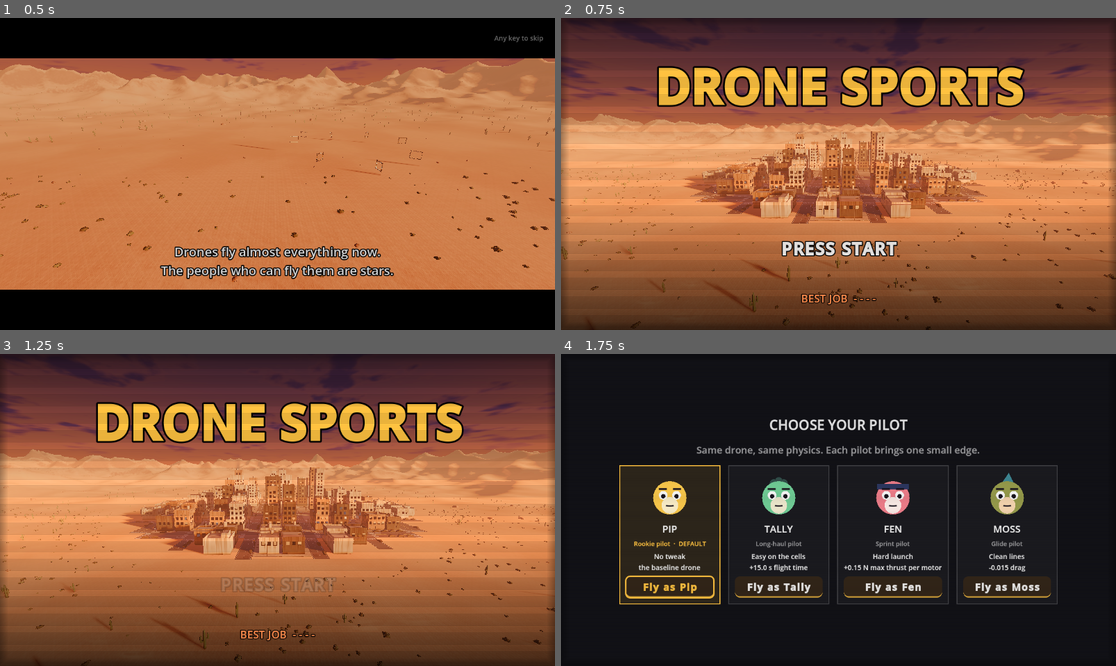
Above: before the commit, frames 1-4 (two rows, left to right).
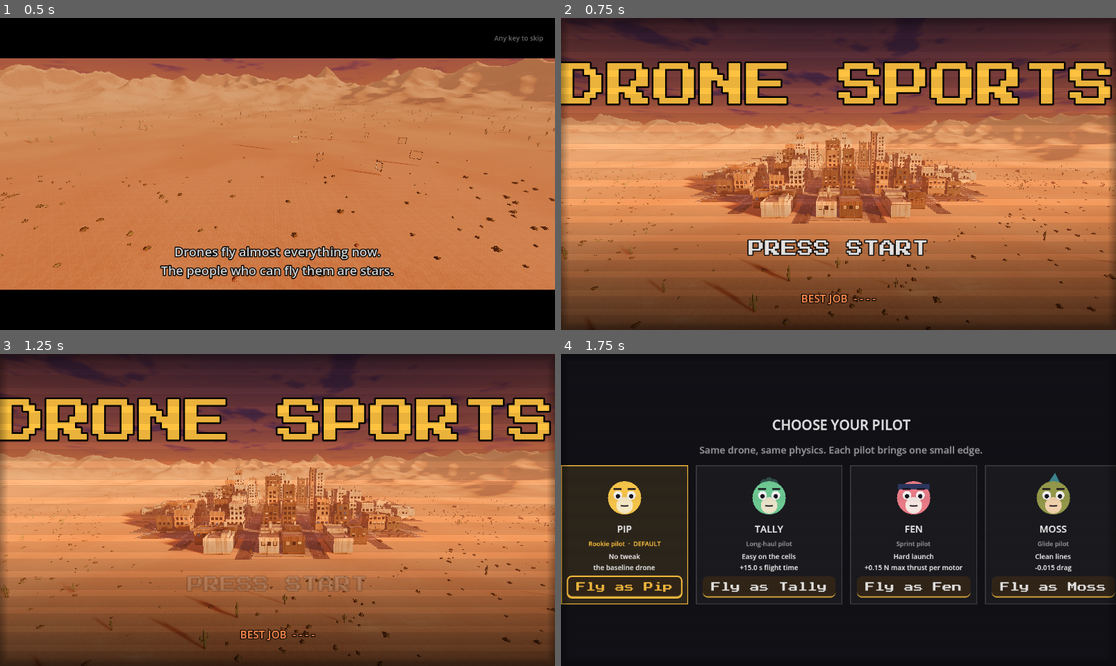
Above: after the commit, the same moments.

Repository: avdrav1/drone-sports
Game: Godot game, scene res://scenes/story/intro.tscn
Same seed, same stepped clock (60 frames per second), same inputs: the game is played once before the commit and once after it.
Inputs (mouse positions are in pixels of both pictures, inside the frame that each line leads up to):
- Up to frame 1 (0.5 s): no input
- Up to frame 2 (0.75 s): tap Enter (ui_accept) at 0.5 s; move the mouse to (960, 158) at 0.52 s; hold Right (roll_right) from 0.53 s (still down); hold C (cycle_camera) from 0.53 s (still down); click (960, 158) at 0.67 s
- Up to frame 3 (1.25 s): keep holding Right (roll_right); keep holding C (cycle_camera); tap Enter (ui_accept) at 0.77 s
- Up to frame 4 (1.75 s): release Right (roll_right) at 1.25 s; release C (cycle_camera) at 1.25 s; tap Enter (ui_accept) at 1.25 s; drag from (727, 525) to (810, 572) at 1.27 s

Frame 1 is identical in both runs. In frame 2, 11% of the frame differs, in the area x 0-100%, y 13-77%; in frame 3, 10%; in frame 4, 15%, in the area x 0-100%, y 20-81%.

Commit message:
Story 17.11: The board explains itself
Co-Authored-By: Claude Opus 5.5 <noreply@anthropic.com>

Diff:
--- a/data/jobs/demolition.tres
+++ b/data/jobs/demolition.tres
@@ -8,6 +8,7 @@
 script = ExtResource("1_job")
 id = &"demolition"
 title = "Demolition run: old cannery"
+summary = "Scout the old cannery for Bea: in the top window, down the shaft, out the north window."
 scene = "res://scenes/jobs/demolition.tscn"
 client = "Salvage crew"
 job_type = &"demolition"
--- a/data/jobs/fleet_inspection.tres
+++ b/data/jobs/fleet_inspection.tres
@@ -7,6 +7,7 @@
 script = ExtResource("1_job")
 id = &"fleet_inspection"
 title = "Rooftop relay sweep"
+summary = "Command a fleet: send your drones to check every relay on the rooftops."
 scene = "res://scenes/jobs/fleet_inspection.tscn"
 client = "Meridian Grid"
 job_type = &"fleet"
--- a/data/jobs/fleet_race.tres
+++ b/data/jobs/fleet_race.tres
@@ -8,6 +8,7 @@
 script = ExtResource("1_job")
 id = &"fleet_race"
 title = "Team relay"
+summary = "A team relay race. Each drone flies one leg, then hands off to the next."
 scene = "res://scenes/jobs/fleet_race.tscn"
 client = "Halcyon Racing"
 job_type = &"relay"
--- a/data/jobs/inspection.tres
+++ b/data/jobs/inspection.tres
@@ -7,6 +7,7 @@
 script = ExtResource("1_job")
 id = &"inspection"
 title = "Relay tower inspection"
+summary = "Hover steady at each marked spot on the relay tower so the crew can check it."
 scene = "res://scenes/jobs/inspection.tscn"
 client = "Meridian Grid"
 job_type = &"inspection"
--- a/data/jobs/rescue.tres
+++ b/data/jobs/rescue.tres
@@ -8,6 +8,7 @@
 script = ExtResource("1_job")
 id = &"rescue"
 title = "Search and rescue: Ozzie"
+summary = "Find Ozzie and hover over them for 3 seconds. You have 60 seconds."
 scene = "res://scenes/jobs/rescue.tscn"
 client = "City medical"
 job_type = &"rescue"
--- a/data/jobs/sample_delivery.tres
+++ b/data/jobs/sample_delivery.tres
@@ -7,6 +7,7 @@
 script = ExtResource("1_job")
 id = &"sample_delivery"
 title = "Parcel to the pad"
+summary = "Carry a parcel to the drop pad. Touch nothing and get there in under 25 seconds."
 scene = "res://scenes/jobs/sample_delivery.tscn"
 client = "Harbor Couriers"
 job_type = &"delivery"
--- a/data/jobs/spotter_drill.tres
+++ b/data/jobs/spotter_drill.tres
@@ -7,6 +7,7 @@
 script = ExtResource("1_job")
 id = &"spotter_drill"
 title = "Spotter drill: Marlo on the radio"
+summary = "The same loop race, with Marlo on the radio calling out your splits."
 scene = "res://scenes/jobs/spotter_drill.tscn"
 client = "Skyline League"
 job_type = &"race"
--- a/data/jobs/test_race.tres
+++ b/data/jobs/test_race.tres
@@ -7,6 +7,7 @@
 script = ExtResource("1_job")
 id = &"test_race"
 title = "Test loop race"
+summary = "Race the other drones around the loop. Fly every gate in order and cross the line first."
 scene = "res://scenes/jobs/test_race.tscn"
 client = "Skyline League"
 job_type = &"race"
--- a/data/ui/skins/cabinet.tres
+++ b/data/ui/skins/cabinet.tres
@@ -1,13 +1,15 @@
-[gd_resource type="Resource" script_class="FrontSkin" load_steps=4 format=3]
+[gd_resource type="Resource" script_class="FrontSkin" load_steps=5 format=3]
 
 [ext_resource type="Script" path="res://scripts/ui/front_skin.gd" id="1_skin"]
+[ext_resource type="FontFile" path="res://data/ui/fonts/PressStart2P-Regular.ttf" id="2_arcade"]
 
 [sub_resource type="FontVariation" id="body"]
 variation_embolden = 0.4
 
 [sub_resource type="FontVariation" id="display"]
-variation_embolden = 1.4
-spacing_glyph = 2
+base_font = ExtResource("2_arcade")
+spacing_top = 4
+spacing_bottom = 4
 
 [resource]
 script = ExtResource("1_skin")
--- a/scripts/jobs/job.gd
+++ b/scripts/jobs/job.gd
@@ -7,6 +7,8 @@
 
 @export var id: StringName
 @export var title := ""
+## What you do on this job, in one plain sentence, shown on the board.
+@export var summary := ""
 ## The scene that flies this job, opened from the job board.
 @export_file("*.tscn") var scene := ""
 ## Who is paying, as shown to the player.
--- a/scripts/ui/job_board.gd
+++ b/scripts/ui/job_board.gd
@@ -17,6 +17,8 @@
 # holds Sound, Quality, and Watch intro.
 # Story 17.6: it wears the FrontSkin for the act, the arcade cabinet in Act 1
 # and the team's ops console from Act 2.
+# It explains itself: a line on what the board is for, each card's job in one
+# sentence, a hint for the focused menu item, and the controls along the bottom.
 
 const JOBS := "res://data/jobs/board.tres"
 const FREE_FLIGHT := "res://scenes/debug_flight.tscn"
@@ -24,6 +26,17 @@
 const TITLE := "res://scenes/ui/title.tscn"
 const DIM := Color(1, 1, 1, 0.55)
 const HURT := Color(1.0, 0.45, 0.35)
+const HOW_TO := "Pick a job, fly it, get paid. Better grades pay more and get teams to notice you."
+const CONTROLS := "UP/DOWN  MENU      LEFT/RIGHT  JOBS      ENTER  SELECT      ESC  BACK"
+## What each menu item does, shown under the menu while it has focus.
+const MENU_HINTS := {
+	&"Fly": "Fly the job on the card.",
+	&"FreeFlight": "Fly around the city. No job, no clock.",
+	&"Garage": "Spend your pay on drone upgrades.",
+	&"Pilot": "Choose who you fly as.",
+	&"Crew": "See your crew and how they're doing.",
+	&"Options": "Sound, graphics, and the intro.",
+}
 
 var jobs: JobList
 ## The look for this act; set before the board builds.
@@ -46,6 +59,8 @@
 var pages := {}
 
 var _header: Label
+## The focused menu item's hint.
+var menu_hint: Label
 ## Shows SaveGame.warning, once, when the save had to be reset.
 var warning_label: Label
 var _money: Label
@@ -281,13 +296,13 @@
 	panel.mouse_filter = MOUSE_FILTER_STOP
 	var box := VBoxContainer.new()
 	box.name = String(job.id)
-	box.add_theme_constant_override("separation", 18)
+	box.add_theme_constant_override("separation", 12)
 	panel.add_child(box)
 	job_rows[job.id] = box
 	job_ids.append(job.id)
 	var info := VBoxContainer.new()
 	info.name = "Info"
-	info.add_theme_constant_override("separation", 8)
+	info.add_theme_constant_override("separation", 6)
 	box.add_child(info)
 	var flies := BossGate.flyable() if boss else Career.can_fly(job)
 	if not boss and job.id == start_here():
@@ -295,7 +310,8 @@
 		tag.name = "StartHere"
 		tag.text = "START HERE"
 		tag.add_theme_color_override("font_color", skin.accent)
-		tag.add_theme_font_size_override("font_size", 15)
+		tag.theme_type_variation = &"Display"
+		tag.add_theme_font_size_override("font_size", 16)
 		info.add_child(tag)
 	var head := HBoxContainer.new()
 	head.add_theme_constant_override("separation", 14)
@@ -304,13 +320,14 @@
 	icon.name = "Icon"
 	icon.kind = job.job_type
 	icon.color = HURT if boss else skin.accent
-	icon.custom_minimum_size = Vector2(52, 52)
+	icon.custom_minimum_size = Vector2(44, 44)
 	head.add_child(icon)
 	var title := Label.new()
 	title.text = job.title
 	title.size_flags_horizontal = SIZE_EXPAND_FILL
 	title.autowrap_mode = TextServer.AUTOWRAP_WORD_SMART
-	title.add_theme_font_size_override("font_size", 30)
+	title.theme_type_variation = &"Display"
+	title.add_theme_font_size_override("font_size", 20)
 	if boss:
 		title.add_theme_color_override("font_color", HURT)
 	head.add_child(title)
@@ -321,6 +338,13 @@
 		padlock.color = DIM
 		padlock.custom_minimum_size = Vector2(36, 36)
 		head.add_child(padlock)
+	if job.summary != "":
+		var summary := Label.new()
+		summary.name = "Summary"
+		summary.text = job.summary
+		summary.autowrap_mode = TextServer.AUTOWRAP_WORD_SMART
+		summary.add_theme_font_size_override("font_size", 20)
+		info.add_child(summary)
 	var details := Label.new()
 	details.name = "Details"
 	if boss:
@@ -332,14 +356,15 @@
 			details.text += "  ·  done %d×" % done
 	details.autowrap_mode = TextServer.AUTOWRAP_WORD_SMART
 	details.add_theme_color_override("font_color", DIM)
-	details.add_theme_font_size_override("font_size", 16)
+	details.add_theme_font_size_override("font_size", 18)
 	info.add_child(details)
 	var grade := Label.new()
 	grade.name = "Grade"
 	var best := Career.best_grade(job.id)
 	grade.text = "BEST GRADE  " + (best if best != "" else "-")
 	grade.add_theme_color_override("font_color", skin.heading)
-	grade.add_theme_font_size_override("font_size", 18)
+	grade.theme_type_variation = &"Display"
+	grade.add_theme_font_size_override("font_size", 16)
 	info.add_child(grade)
 	# The Lattice gets no cheerful pitch; its row keeps its own say (Story 8.1).
 	var who := comms_for(job) if not boss else &""
@@ -352,7 +377,7 @@
 		b.focus_mode = FOCUS_NONE
 		b.size_flags_horizontal = SIZE_SHRINK_CENTER
 		b.custom_minimum_size = Vector2(220, 0)
-		b.add_theme_font_size_override("font_size", 24)
+		b.add_theme_font_size_override("font_size", 22)
 		if boss:
 			b.pressed.connect(func(): BossGate.open(get_tree()))
 		else:
@@ -373,7 +398,7 @@
 		lock.horizontal_alignment = HORIZONTAL_ALIGNMENT_CENTER
 		lock.autowrap_mode = TextServer.AUTOWRAP_WORD_SMART
 		lock.add_theme_color_override("font_color", DIM)
-		lock.add_theme_font_size_override("font_size", 20)
+		lock.add_theme_font_size_override("font_size", 19)
 		box.add_child(lock)
 	return panel
 
@@ -389,7 +414,7 @@
 	face.name = "Face"
 	face.character = c
 	face.expression = line.get("face", &"neutral")
-	face.custom_minimum_size = Vector2(76, 76)
+	face.custom_minimum_size = Vector2(64, 64)
 	row.add_child(face)
 	var text := VBoxContainer.new()
 	text.size_flags_horizontal = SIZE_EXPAND_FILL
@@ -398,12 +423,13 @@
 	var who_label := Label.new()
 	who_label.text = "%s  ·  %s  ·  ON COMMS" % [c.name, c.role]
 	who_label.add_theme_color_override("font_color", skin.accent)
-	who_label.add_theme_font_size_override("font_size", 14)
+	who_label.add_theme_font_size_override("font_size", 17)
 	text.add_child(who_label)
 	var pitch := Label.new()
 	pitch.name = "Pitch"
 	pitch.text = "\"%s\"" % line.get("text", "")
 	pitch.autowrap_mode = TextServer.AUTOWRAP_WORD_SMART
+	pitch.add_theme_font_size_override("font_size", 19)
 	text.add_child(pitch)
 	return row
 
@@ -446,7 +472,8 @@
 	var l := Label.new()
 	l.text = t
 	l.add_theme_color_override("font_color", skin.heading)
-	l.add_theme_font_size_override("font_size", 13)
+	l.theme_type_variation = &"Display"
+	l.add_theme_font_size_override("font_size", 16)
 	return l
 
 func _build() -> void:
@@ -457,10 +484,10 @@
 	var margin := MarginContainer.new()
 	margin.set_anchors_preset(PRESET_FULL_RECT)
 	for side in ["left", "right", "top", "bottom"]:
-		margin.add_theme_constant_override("margin_" + side, 32)
+		margin.add_theme_constant_override("margin_" + side, 24)
 	add_child(margin)
 	var page := VBoxContainer.new()
-	page.add_theme_constant_override("separation", 18)
+	page.add_theme_constant_override("separation", 12)
 	margin.add_child(page)
 	var head := HBoxContainer.new()
 	page.add_child(head)
@@ -470,14 +497,22 @@
 	var title := Label.new()
 	title.text = "JOB BOARD"
 	title.theme_type_variation = &"Display"
-	title.add_theme_font_size_override("font_size", 28)
+	title.add_theme_font_size_override("font_size", 36)
 	titles.add_child(title)
 	_header = Label.new()
 	_header.add_theme_color_override("font_color", skin.accent)
+	_header.add_theme_font_size_override("font_size", 22)
 	titles.add_child(_header)
 	_money = Label.new()
 	_money.size_flags_vertical = SIZE_SHRINK_END
+	_money.add_theme_font_size_override("font_size", 20)
 	head.add_child(_money)
+	var how := Label.new()
+	how.name = "HowTo"
+	how.text = HOW_TO
+	how.autowrap_mode = TextServer.AUTOWRAP_WORD_SMART
+	how.add_theme_font_size_override("font_size", 20)
+	page.add_child(how)
 	warning_label = Label.new()
 	warning_label.add_theme_color_override("font_color", HURT)
 	warning_label.text = SaveGame.warning
@@ -486,7 +521,7 @@
 	page.add_child(warning_label)
 	var body := HBoxContainer.new()
 	body.size_flags_vertical = SIZE_EXPAND_FILL
-	body.add_theme_constant_override("separation", 28)
+	body.add_theme_constant_override("separation", 20)
 	page.add_child(body)
 	_build_menu(body)
 	var stack := Control.new()
@@ -514,6 +549,15 @@
 	crew_page.focus_exited.connect(func(): crew_page.remove_theme_stylebox_override("panel"))
 	_crew_box.add_theme_constant_override("separation", 16)
 	_build_options(stack)
+	var controls := Label.new()
+	controls.name = "Controls"
+	controls.text = CONTROLS
+	controls.theme_type_variation = &"Display"
+	controls.horizontal_alignment = HORIZONTAL_ALIGNMENT_CENTER
+	controls.autowrap_mode = TextServer.AUTOWRAP_WORD_SMART
+	controls.add_theme_color_override("font_color", DIM)
+	controls.add_theme_font_size_override("font_size", 12)
+	page.add_child(controls)
 	# Keyboard and pad focus leaving the cards goes back to FLY.
 	var fly_path := carousel.get_path_to(menu_button(&"Fly"))
 	for side in [SIDE_LEFT, SIDE_TOP, SIDE_BOTTOM]:
@@ -523,9 +567,9 @@
 func _build_menu(parent: Control) -> void:
 	menu = VBoxContainer.new()
 	menu.name = "Menu"
-	menu.custom_minimum_size.x = 250
+	menu.custom_minimum_size.x = 270
 	menu.alignment = BoxContainer.ALIGNMENT_CENTER
-	menu.add_theme_constant_override("separation", 12)
+	menu.add_theme_constant_override("separation", 10)
 	parent.add_child(menu)
 	var items := [["Fly", "FLY", _on_fly_item], ["FreeFlight", "FREE FLIGHT", free_flight],
 		["Garage", "GARAGE", func(): shop.open()], ["Pilot", "PILOT", func(): pilot_select.open()],
@@ -536,16 +580,26 @@
 		b.text = it[1]
 		b.alignment = HORIZONTAL_ALIGNMENT_LEFT
 		b.autowrap_mode = TextServer.AUTOWRAP_WORD_SMART
-		b.add_theme_font_size_override("font_size", 24)
+		b.add_theme_font_size_override("font_size", 18)
 		b.pressed.connect(it[2])
+		b.focus_entered.connect(func(): menu_hint.text = MENU_HINTS[b.name])
+		b.mouse_entered.connect(func(): menu_hint.text = MENU_HINTS[b.name])
 		menu.add_child(b)
+	menu_hint = Label.new()
+	menu_hint.name = "Hint"
+	menu_hint.text = MENU_HINTS[&"Fly"]
+	menu_hint.autowrap_mode = TextServer.AUTOWRAP_WORD_SMART
+	menu_hint.custom_minimum_size.y = 56
+	menu_hint.add_theme_color_override("font_color", DIM)
+	menu_hint.add_theme_font_size_override("font_size", 18)
+	menu.add_child(menu_hint)
 	_shop_button = menu_button(&"Garage")
 	_pilot_button = menu_button(&"Pilot")
 	menu_button(&"Fly").gui_input.connect(_on_fly_item_input)
 	menu_button(&"Fly").focus_entered.connect(func(): carousel.highlight = true)
 	menu_button(&"Fly").focus_exited.connect(func(): carousel.highlight = false)
 	# The menu wraps top to bottom, and left and right never wander off it.
-	var buttons := menu.get_children()
+	var buttons := menu.get_children().filter(func(c): return c is Button)
 	for i in buttons.size():
 		var b: Button = buttons[i]
 		b.focus_neighbor_left = b.get_path_to(b)
--- a/scripts/ui/job_carousel.gd
+++ b/scripts/ui/job_carousel.gd
@@ -11,6 +11,7 @@
 
 const ACCENT := Color(1.0, 0.76, 0.25)
 const DIM := Color(1, 1, 1, 0.3)
+const COUNTER := Color(1, 1, 1, 0.55)
 
 ## Seconds and pixels of a locked card's shake.
 @export var shake_time := 0.35
@@ -35,13 +36,15 @@
 var prev_button: Button
 var next_button: Button
 var dots: Dots
+## "JOB 2 OF 8" beside the dots.
+var counter: Label
 
 var _stage: MarginContainer
 var _tween: Tween
 
 func _init() -> void:
 	focus_mode = FOCUS_ALL
-	add_theme_constant_override("separation", 14)
+	add_theme_constant_override("separation", 8)
 	var row := HBoxContainer.new()
 	row.size_flags_vertical = SIZE_EXPAND_FILL
 	row.add_theme_constant_override("separation", 10)
@@ -54,10 +57,23 @@
 	row.add_child(_stage)
 	next_button = _arrow("Next", ">", next)
 	row.add_child(next_button)
+	# The count and the dots share one line under the card.
+	var pager := HBoxContainer.new()
+	pager.name = "Pager"
+	pager.alignment = BoxContainer.ALIGNMENT_CENTER
+	pager.add_theme_constant_override("separation", 16)
+	add_child(pager)
 	dots = Dots.new()
 	dots.name = "Dots"
 	dots.custom_minimum_size.y = 16
-	add_child(dots)
+	counter = Label.new()
+	counter.name = "Counter"
+	counter.theme_type_variation = &"Display"
+	counter.horizontal_alignment = HORIZONTAL_ALIGNMENT_CENTER
+	counter.add_theme_color_override("font_color", COUNTER)
+	counter.add_theme_font_size_override("font_size", 14)
+	pager.add_child(counter)
+	pager.add_child(dots)
 	focus_entered.connect(_restyle)
 	focus_exited.connect(_restyle)
 
@@ -71,6 +87,7 @@
 		c.gui_input.connect(_on_card_input)
 		_stage.add_child(c)
 	dots.count = cards.size()
+	dots.custom_minimum_size.x = 20.0 * cards.size()
 	go(start)
 
 func current() -> Control:
@@ -80,11 +97,13 @@
 	if cards.is_empty():
 		index = 0
 		dots.current = 0
+		counter.text = ""
 		return
 	index = posmod(i, cards.size())
 	for j in cards.size():
 		cards[j].visible = j == index
 	dots.current = index
+	counter.text = "JOB %d OF %d" % [index + 1, cards.size()]
 	_restyle()
 	moved.emit(index)
 
@@ -149,7 +168,7 @@
 	b.text = text
 	b.focus_mode = FOCUS_NONE
 	b.size_flags_vertical = SIZE_SHRINK_CENTER
-	b.custom_minimum_size = Vector2(44, 72)
+	b.custom_minimum_size = Vector2(40, 72)
 	b.add_theme_font_size_override("font_size", 30)
 	b.pressed.connect(action)
 	return b
--- /dev/null
+++ b/tests/test_board_explains.gd
@@ -0,0 +1,77 @@
+extends RefCounted
+# Story 17.11: the board explains itself in arcade type: what it is for, what
+# each job asks, what the focused menu item does, and the controls.
+
+const Sim = preload("res://tests/sim.gd")
+const BOARD := "res://scenes/ui/job_board.tscn"
+
+func _board() -> JobBoard:
+	PlayerProfile.choose_pilot(PlayerProfile.pilots()[0].id)
+	return Sim.add(load(BOARD).instantiate())
+
+func test_every_board_job_says_what_you_do() -> bool:
+	var jobs: JobList = load(JobBoard.JOBS)
+	for job in jobs.jobs:
+		if job.summary.strip_edges().length() < 20:
+			return false
+	return true
+
+func test_cards_show_the_summary() -> bool:
+	var b := _board()
+	await Sim.process_frames(1)
+	var ok := true
+	for id in b.job_rows:
+		var job: Job = null
+		for j in b.jobs.jobs:
+			if j.id == id:
+				job = j
+		if job == null:
+			continue  # the Lattice keeps its own text
+		var s := b.job_rows[id].get_child(0).get_node_or_null("Summary") as Label
+		ok = ok and s != null and s.text == job.summary
+	b.free()
+	return ok
+
+func test_how_to_and_controls_are_on_screen() -> bool:
+	var b := _board()
+	await Sim.process_frames(1)
+	var how := b.find_child("HowTo", true, false) as Label
+	var keys := b.find_child("Controls", true, false) as Label
+	var ok := how != null and how.is_visible_in_tree() and how.text.contains("job") \
+		and keys != null and keys.is_visible_in_tree() and keys.text.contains("ENTER") and keys.text.contains("ESC")
+	b.free()
+	return ok
+
+func test_menu_hint_follows_focus() -> bool:
+	var b := _board()
+	await Sim.process_frames(1)
+	var ok := b.menu_hint.text == JobBoard.MENU_HINTS[&"Fly"]
+	for item in [&"FreeFlight", &"Crew", &"Options"]:
+		b.menu_button(item).grab_focus()
+		ok = ok and b.menu_hint.text == JobBoard.MENU_HINTS[item]
+	# Every menu button has a hint, and the hint is not a stop for up and down.
+	for c in b.menu.get_children():
+		if c is Button:
+			ok = ok and JobBoard.MENU_HINTS.has(StringName(c.name))
+	ok = ok and b.menu_hint.focus_mode == Control.FOCUS_NONE
+	b.free()
+	return ok
+
+func test_counter_tracks_the_card() -> bool:
+	var b := _board()
+	await Sim.process_frames(1)
+	var n := b.carousel.cards.size()
+	b.carousel.go(0)
+	var first := b.carousel.counter.text
+	b.carousel.prev()
+	var last := b.carousel.counter.text
+	b.free()
+	return first == "JOB 1 OF %d" % n and last == "JOB %d OF %d" % [n, n]
+
+func test_cabinet_uses_the_arcade_font_with_its_licence() -> bool:
+	var cab: FrontSkin = load(FrontSkin.CABINET)
+	var f := cab.display_font as FontVariation
+	var file := f.base_font if f else null
+	return file != null and file.resource_path == "res://data/ui/fonts/PressStart2P-Regular.ttf" \
+		and FileAccess.file_exists("res://data/ui/fonts/OFL.txt") \
+		and FileAccess.get_file_as_string("res://data/ui/fonts/README.md").contains("PressStart2P-Regular.ttf")
Not shown, added: data/ui/fonts/OFL.txt
Binary file added: data/ui/fonts/PressStart2P-Regular.ttf
Not shown, added: tests/test_board_explains.gd.uid
Not shown, changed: docs/BACKLOG.md
